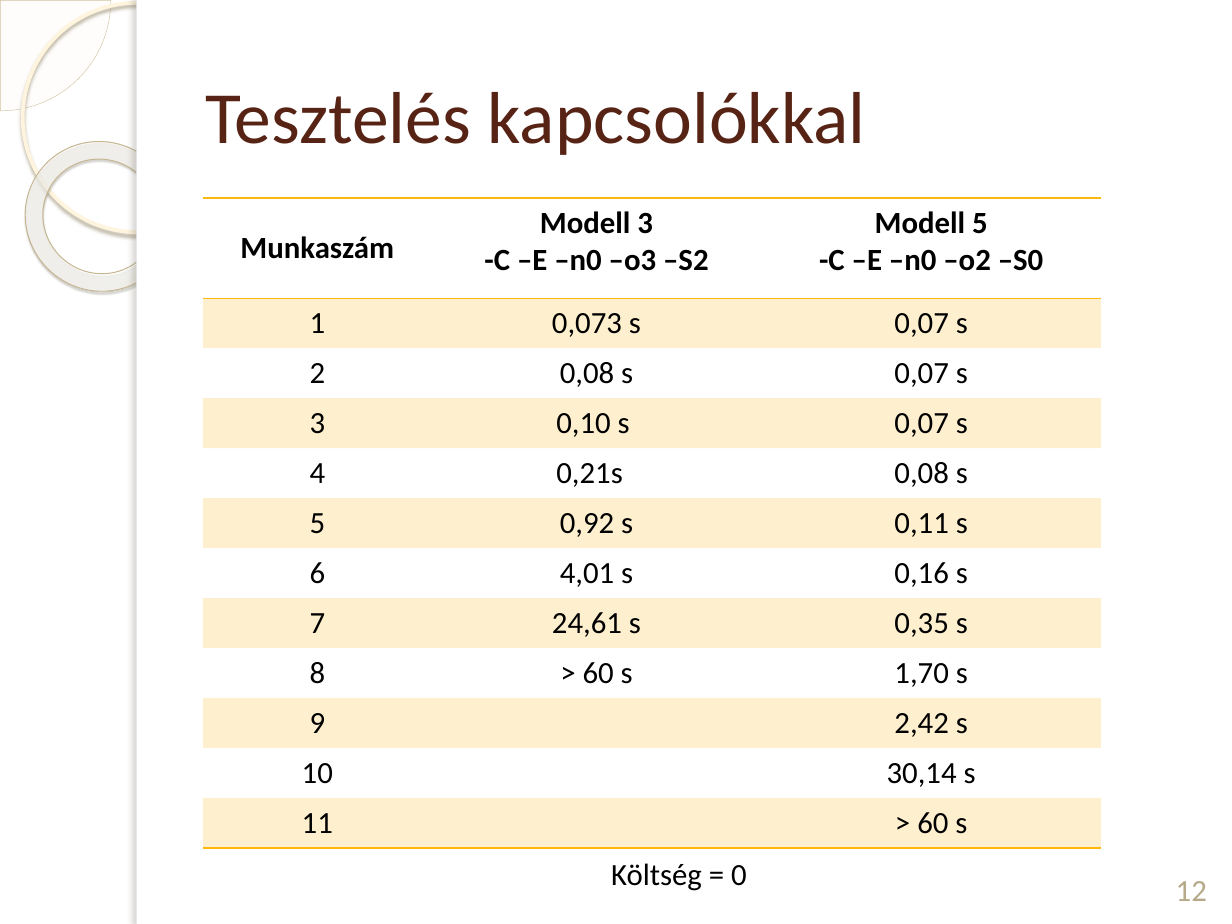
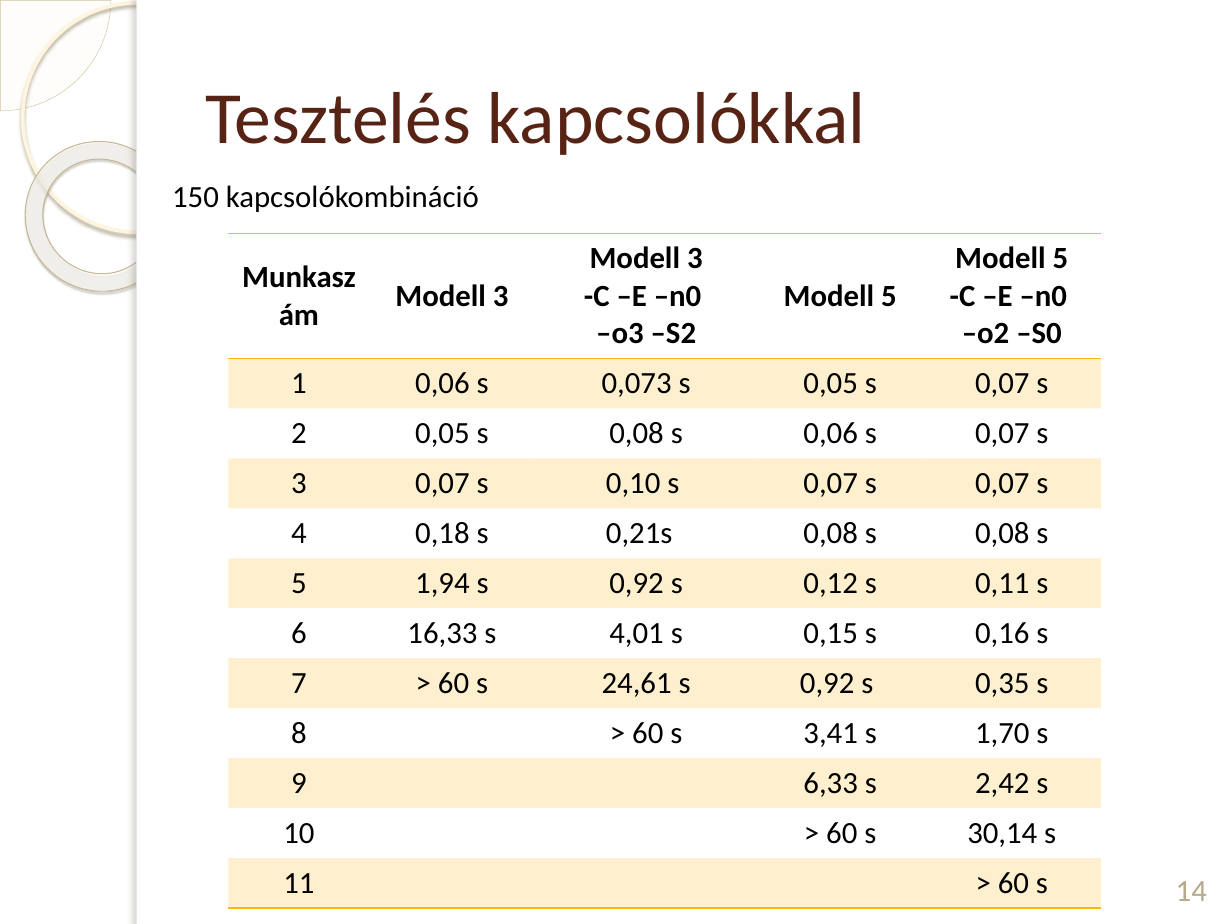
Before and after one commit to DWsbMH/LPTA-SingleStageScheduling, a slide deck: slide 14 of prezentáció/Vida Judit LPTA.pptx (slide 12 before the commit). Drawn at 1232x924 pixels with LibreOffice and Linux fonts; fonts in the diff are those of the drawing; background and template pictures are left out. Boxes give left, top, right and bottom in pixels: in the first picture for what was removed or moved away, otherwise in the second. Text is boxed around its words. In the diff, an @@ line names an element or a change of style, - is before the commit and + after.

```diff
--- a/prezentáció/Vida Judit LPTA.pptx
+++ b/prezentáció/Vida Judit LPTA.pptx
@@ text added at <box>172,185,479,212</box>, 18 pt, text #000000 @@
+150 kapcsolókombináció
@@ table at <box>228,233,1100,898</box> @@
-column 2: Modell 3 / -C –E –n0 –o3 –S2 | 0,073 s | 0,08 s | 0,10 s | 0,21s | 0,92 s | 4,01 s | 24,61 s | > 60 s |  |  | 
-column 3: Modell 5 / -C –E –n0 –o2 –S0 | 0,07 s | 0,07 s | 0,07 s | 0,08 s | 0,11 s | 0,16 s | 0,35 s | 1,70 s | 2,42 s | 30,14 s | > 60 s
+column 2: Modell 3 | 0,06 s | 0,05 s | 0,07 s | 0,18 s | 1,94 s | 16,33 s | > 60 s |  |  |  | 
+column 3: Modell 3 / -C –E –n0 / –o3 –S2 | 0,073 s | 0,08 s | 0,10 s | 0,21s | 0,92 s | 4,01 s | 24,61 s | > 60 s |  |  | 
+column 4: Modell 5 | 0,05 s | 0,06 s | 0,07 s | 0,08 s | 0,12 s | 0,15 s | 0,92 s | 3,41 s | 6,33 s | > 60 s | 
+column 5: Modell 5 / -C –E –n0 / –o2 –S0 | 0,07 s | 0,07 s | 0,07 s | 0,08 s | 0,11 s | 0,16 s | 0,35 s | 1,70 s | 2,42 s | 30,14 s | > 60 s
@@ table: place and size @@
-table at <box>203,198,1103,841</box>
+table at <box>228,233,1100,898</box>
@@ text removed at <box>611,863,747,891</box> @@
-Költség = 0
@@ page number at <box>1176,881,1207,901</box>: text changed @@
-12
+14
```
Also in this commit, not shown: 10 other slides changed, 2 slides added.
